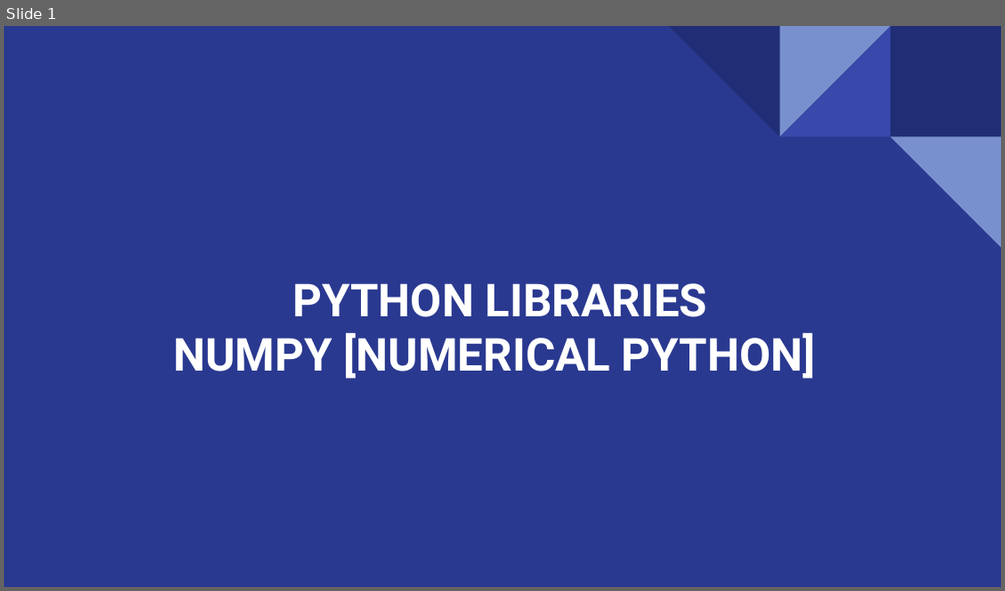
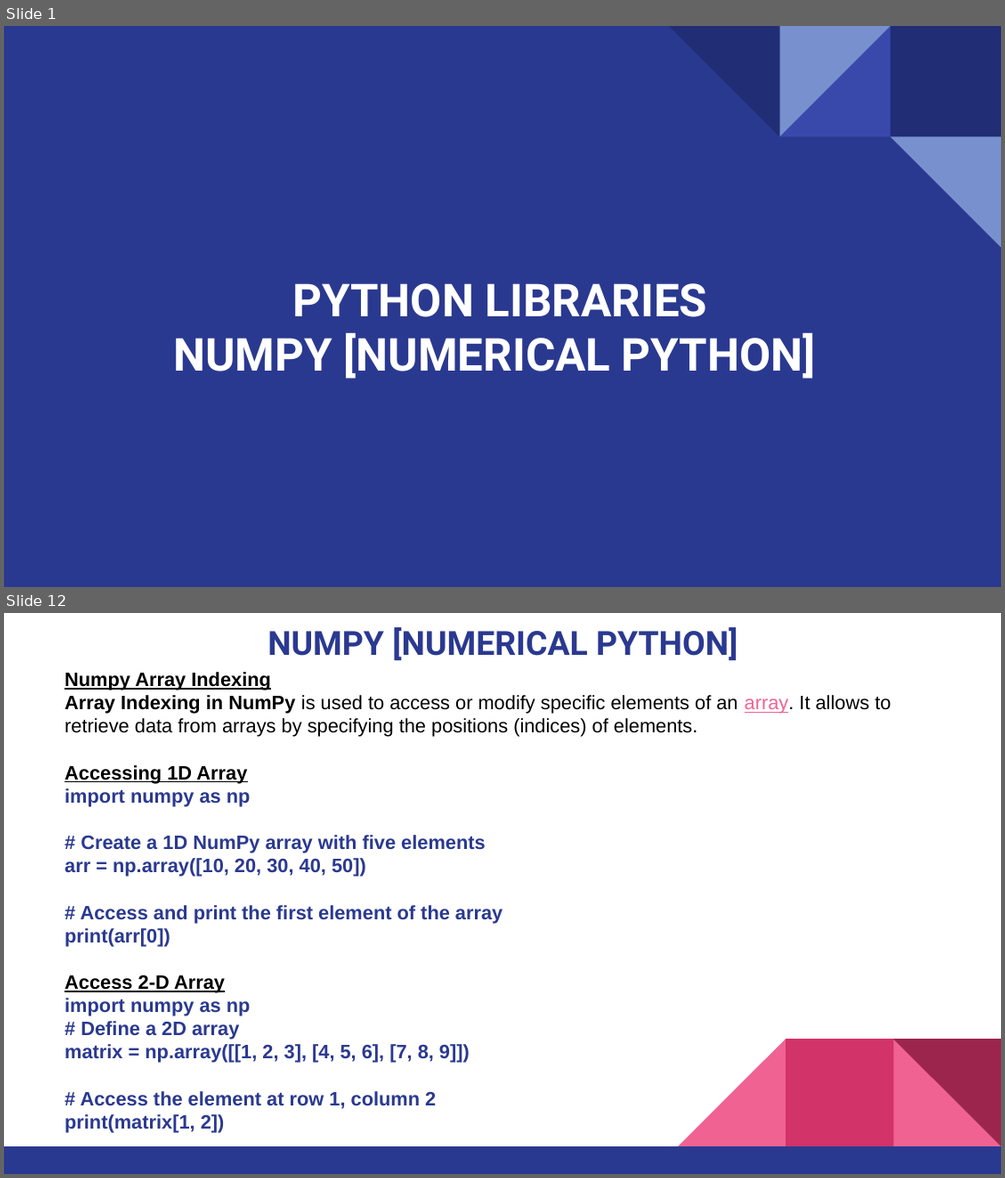
Before and after one commit to NeurocogniAI/ncai-training-program, a slide deck: Week-03/Numpy-Python.pptx. Shown one above the other, each under a label of ours: slide 1 before the commit, slides 1 and 12 after it; the slides between them are not shown. The pictures are 1005x591 and 1005x1178 pixels, drawn with LibreOffice and Linux fonts; fonts in the diff are those of the drawing. Boxes give left, top, right and bottom in pixels: in the first picture for what was removed or moved away, otherwise in the second. Text is boxed around its words. In the diff, an @@ line names an element or a change of style, - is before the commit and + after.

```diff
--- a/Week-03/Numpy-Python.pptx
+++ b/Week-03/Numpy-Python.pptx
@@ slide 12 added at <box>4,613,1001,1174</box>, background #FFFFFF @@
@@ title added at <box>267,627,737,661</box>, 24 pt, text #2A3990, bold @@
+NUMPY [NUMERICAL PYTHON]
@@ text added at <box>65,672,890,1133</box>, 14 pt, text #2A3990, bold @@
+Numpy Array Indexing
+Array Indexing in NumPy is used to access or modify specific elements of an array. It allows to retrieve data from arrays by specifying the positions (indices) of elements.
+Accessing 1D Array
+import numpy as np
+# Create a 1D NumPy array with five elements
+arr = np.array([10, 20, 30, 40, 50])
+# Access and print the first element of the array
+print(arr[0])
+Access 2-D Array
+import numpy as np
+# Define a 2D array
+matrix = np.array([[1, 2, 3], [4, 5, 6], [7, 8, 9]])
+# Access the element at row 1, column 2
+print(matrix[1, 2])
@@ group added at <box>4,1038,1001,1174</box>: 3 right triangles, 2 rectangles @@
```
Also in this commit, not shown: 2 slides changed, 11 other slides added, 2 slides removed, 4 other files.
